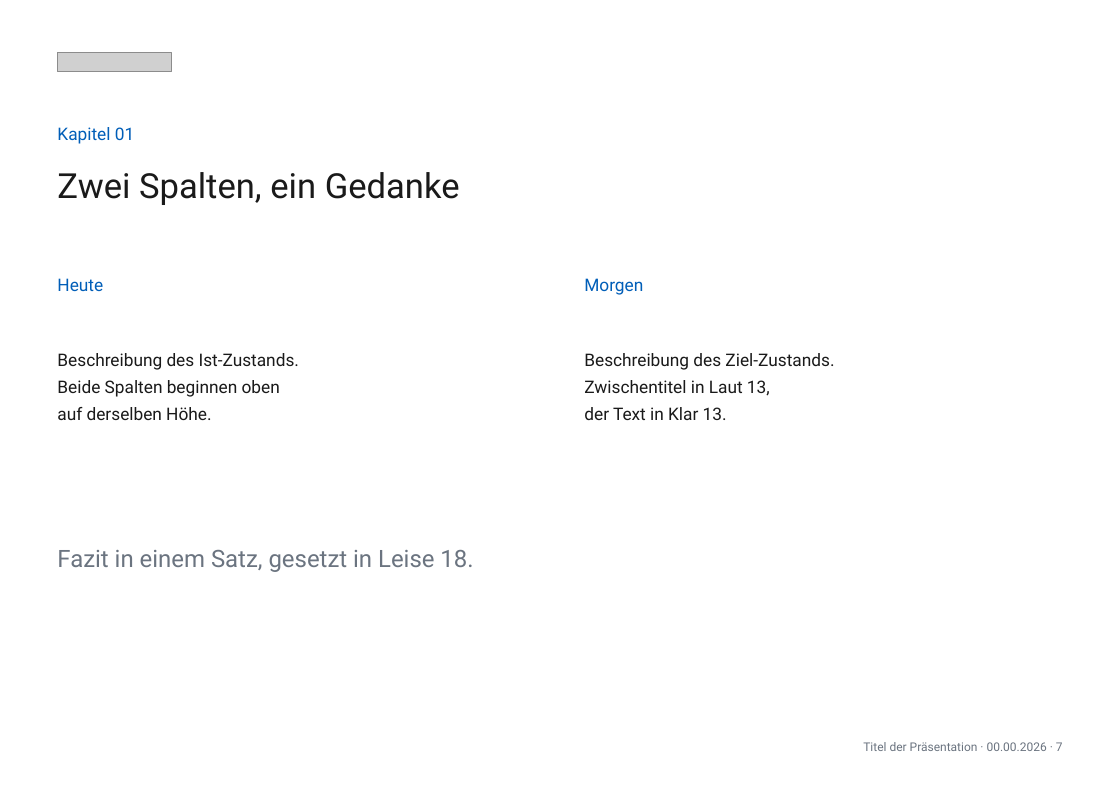
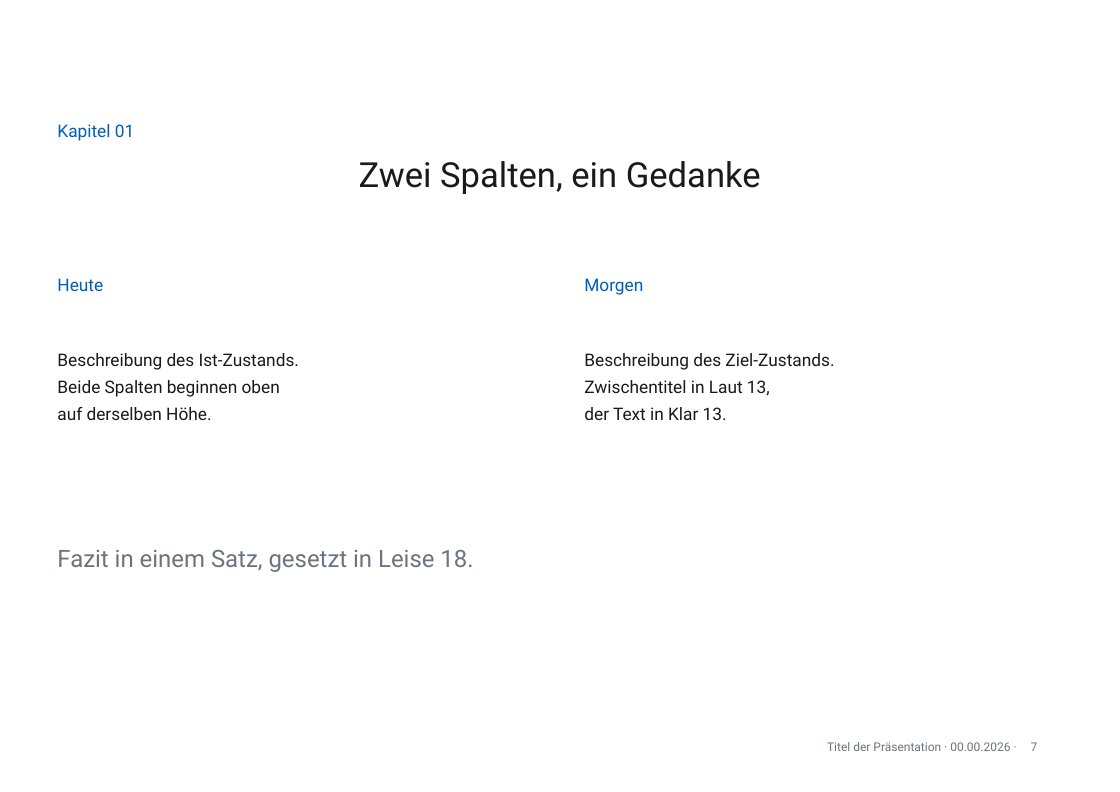
Before and after one commit to phtok/goeloggen, a slide deck: slide 7 of assets/templates/GoetheanumVorlageA4.pptx. Drawn at 1120x792 pixels with LibreOffice and Linux fonts; fonts in the diff are those of the drawing; grey boxes stand for pictures; background and template pictures are left out. Boxes give left, top, right and bottom in pixels: in the first picture for what was removed or moved away, otherwise in the second. Text is boxed around its words. In the diff, an @@ line names an element or a change of style, - is before the commit and + after.

```diff
--- a/assets/templates/GoetheanumVorlageA4.pptx
+++ b/assets/templates/GoetheanumVorlageA4.pptx
@@ picture removed at box(57, 53, 171, 72) @@
@@ text "Kapitel 01" at box(57, 124, 134, 141): more space between paragraphs; vertical alignment middle to top @@
@@ title "Zwei Spalten, ein Gedanke" at box(359, 161, 761, 194): alignment left to centre; vertical alignment middle to top @@
@@ text added at box(827, 742, 1010, 751), 9 pt, text #6B7480 @@
+Titel der Präsentation · 00.00.2026 ·
@@ text removed at box(863, 742, 1063, 751) @@
-Titel der Präsentation · 00.00.2026 · 7
@@ page number added at box(1031, 742, 1038, 751), 9 pt, text #6B7480 @@
+7
```
Also in this commit, not shown: 13 other slides changed, 1 slide added, 1 slide removed, 2 other files.
